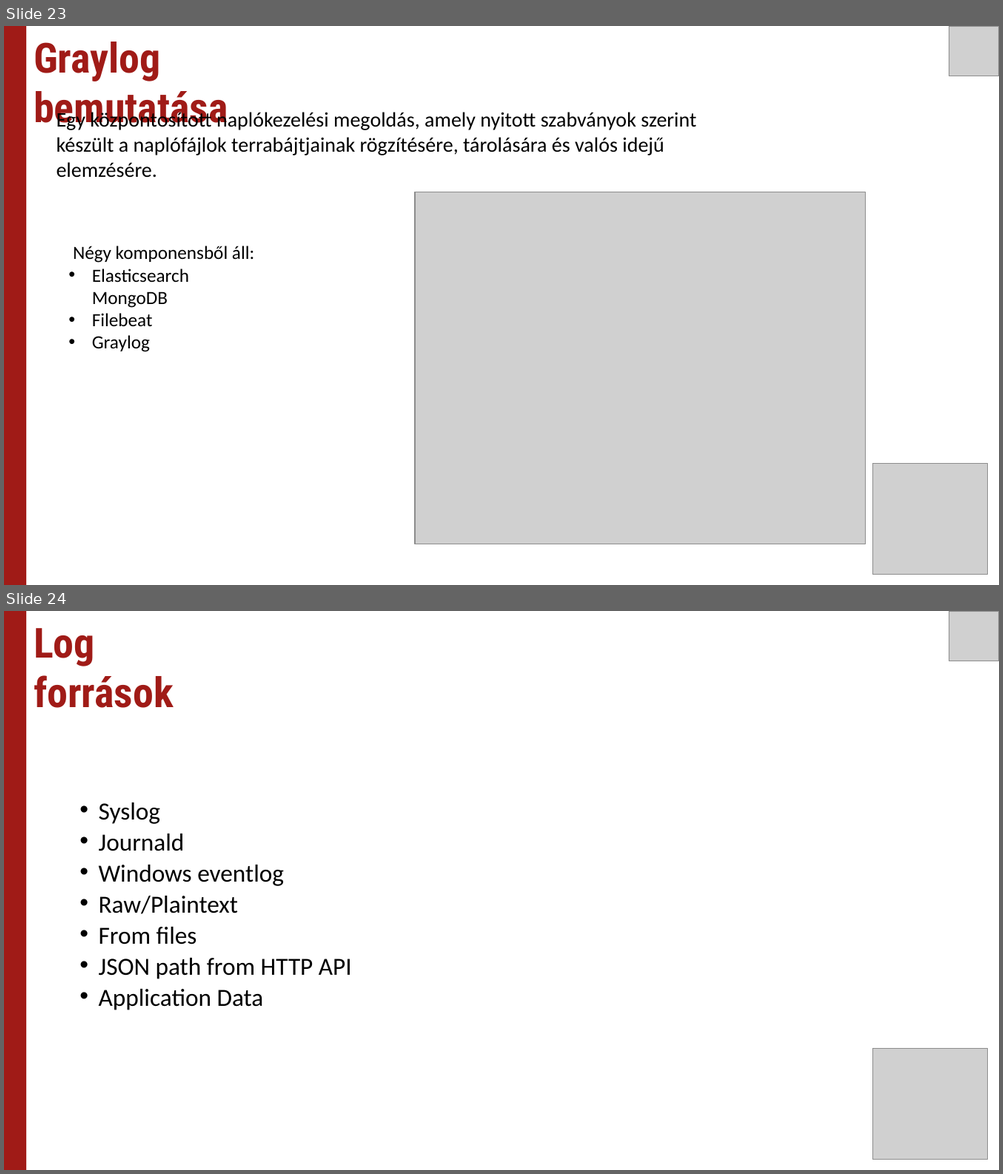
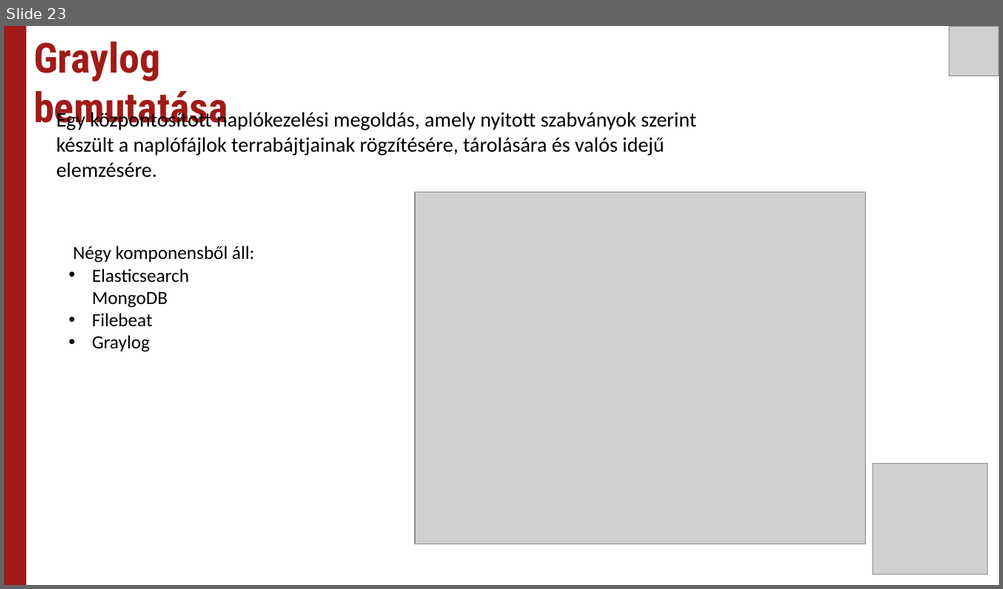
Before and after one commit to Uni-Sopron/temalabor-o21-I-NEW-Centralized-log-server, a slide deck: Témalabor - Centralized log server.pptx. Shown one above the other, each under a label of ours: slides 23 and 24 before the commit, slide 23 after it. The pictures are 1003x1174 and 1003x589 pixels, drawn with LibreOffice and Linux fonts; fonts in the diff are those of the drawing; grey boxes stand for pictures. Boxes give left, top, right and bottom in pixels: in the first picture for what was removed or moved away, otherwise in the second. Text is boxed around its words. In the diff, an @@ line names an element or a change of style, - is before the commit and + after.

```diff
--- a/Témalabor - Centralized log server.pptx
+++ b/Témalabor - Centralized log server.pptx
@@ slide 24 removed at <box>4,611,999,1170</box>, background #FFFFFF @@
@@ rectangle removed at <box>4,611,26,1170</box> @@
@@ text removed at <box>34,628,173,708</box> @@
-Log források
@@ picture removed at <box>948,611,999,661</box> @@
@@ text removed at <box>99,803,352,1011</box> @@
-• Syslog
-• Journald
-• Windows eventlog
-• Raw/Plaintext
-• From files
-• JSON path from HTTP API
-• Application Data
@@ picture removed at <box>874,1049,988,1160</box> @@
```
Also in this commit, not shown: 4 slides added, 1 other slide removed.
